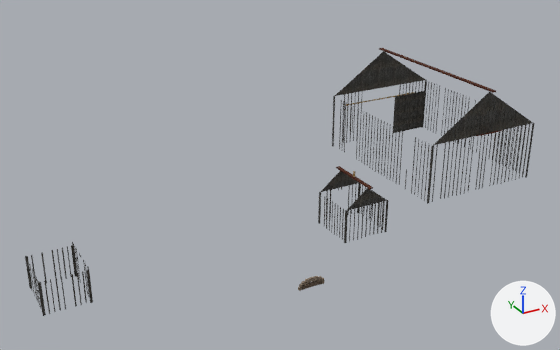
Renders of the glTF model ocean/swat/assets/environment/hollow_v1/hollow_outbuildings_trim.glb from each side of a commit.
Before and after are seen from a 50 mm lens placed at (0.3, -40.8, 22.9), pointed at (22.0, -1.3, 3.2). The axes (+X, +Y, +Z) are drawn at lower right. The lights are the same throughout. The first picture is the older version. Vertices at exactly the same position are counted once.

The older version as bpy lines, for what is in view:
```python
me_hollow_outbuildings_trim = bpy.data.meshes.new('hollow_outbuildings_trim')
me_hollow_outbuildings_trim.from_pydata(...)  # 2176 vertices, 3264 faces; spans x 5.9..41.1, y -12.0..8.4, z 0.0..7.4
# faces by material slot: [756, 2268, 44, 40, 36, 12, 108]
me_hollow_outbuildings_trim.materials.append(mat_batten_dark)
me_hollow_outbuildings_trim.materials.append(mat_batten_grey)  # picture img_wood_planks_grey_diff_512
me_hollow_outbuildings_trim.materials.append(mat_grey_boards)
me_hollow_outbuildings_trim.materials.append(mat_rust)  # picture img_rusty_metal_02_diff_512
me_hollow_outbuildings_trim.materials.append(mat_tin)  # picture img_rusty_corrugated_iron_diff_512
me_hollow_outbuildings_trim.materials.append(mat_old_wood)  # picture img_old_planks_02_diff_512
me_hollow_outbuildings_trim.materials.append(mat_stone)  # picture img_old_stone_wall_diff_512
ob_hollow_outbuildings_trim = bpy.data.objects.new('hollow_outbuildings_trim', me_hollow_outbuildings_trim)
ob_hollow_outbuildings_trim.location = (0.0, 0.0, 0.0)
```
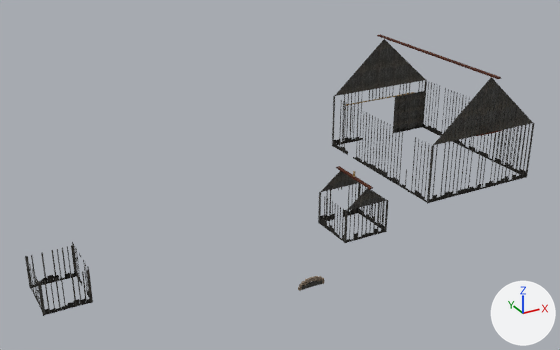
The change in detail:
Picture 'planks_rot' (img_planks_rot) is new.
Material 'board_rot' (mat_board_rot) is new.
Its texture is img_planks_rot.
Its roughness is 0.95.
me_hollow_outbuildings_trim is used by ob_hollow_outbuildings_trim; location (0.0, 0.0, 0.0).
me_hollow_outbuildings_trim had 2176 vertices, 3264 faces and spanned x 5.9..41.1, y -12.0..8.4, z 0.0..7.4.
me_hollow_outbuildings_trim now has 3632 vertices, 5448 faces and spans x 5.9..41.1, y -12.0..8.8, z 0.0..8.4.
me_hollow_outbuildings_trim part 1: 180 vertices moved from x 32.3..40.7, y -4.0..8.0, z 4.4..7.2 to x 32.3..40.7, y -4.0..8.0, z 3.3..8.2; 40 vertices removed from x 35.2..40.0, y -4.4..8.4, z 0.0..7.4; 928 vertices added at x 32.0..41.0, y -4.8..8.8, z 0.0..8.4.
me_hollow_outbuildings_trim part 2: 264 vertices added at x 6.0..8.5, y -5.0..-2.0, z 0.0..0.5.
me_hollow_outbuildings_trim part 3: 64 vertices added at x 27.0, y -6.0..-3.6, z 0.0..0.5.
me_hollow_outbuildings_trim part 4: 364 kept faces spanning x 32.0..41.0, y -4.0..8.0, z 0.0..8.2 get new texture (UV) coordinates.
me_hollow_outbuildings_trim part 5: 12 faces spanning x 17.4..18.6, y -12.0..-11.9, z 1.9..2.1 switch from mat_old_wood (picture img_old_planks_02_diff_512) to mat_grey_boards.
Other edits to the shape of me_hollow_outbuildings_trim do not show in these pictures.
me_hollow_outbuildings_trim gains material mat_board_rot (picture img_planks_rot).

Pixel boxes (x1, y1, x2, y2) of what changed, in the pictures (560 x 350 px):
'hollow_outbuildings_trim', reshaped: before (25, 48, 534, 316); after (25, 34, 534, 316)
part 1 of me_hollow_outbuildings_trim, built on: before (338, 48, 514, 136); after (333, 34, 526, 203)
part 2 of me_hollow_outbuildings_trim, added: after (30, 272, 90, 315)
part 3 of me_hollow_outbuildings_trim, added: after (364, 214, 385, 228)
part 4 of me_hollow_outbuildings_trim, surface changed: before (335, 52, 533, 145); after (335, 39, 533, 145)
part 5 of me_hollow_outbuildings_trim, recoloured: (302, 280, 323, 290) in both
